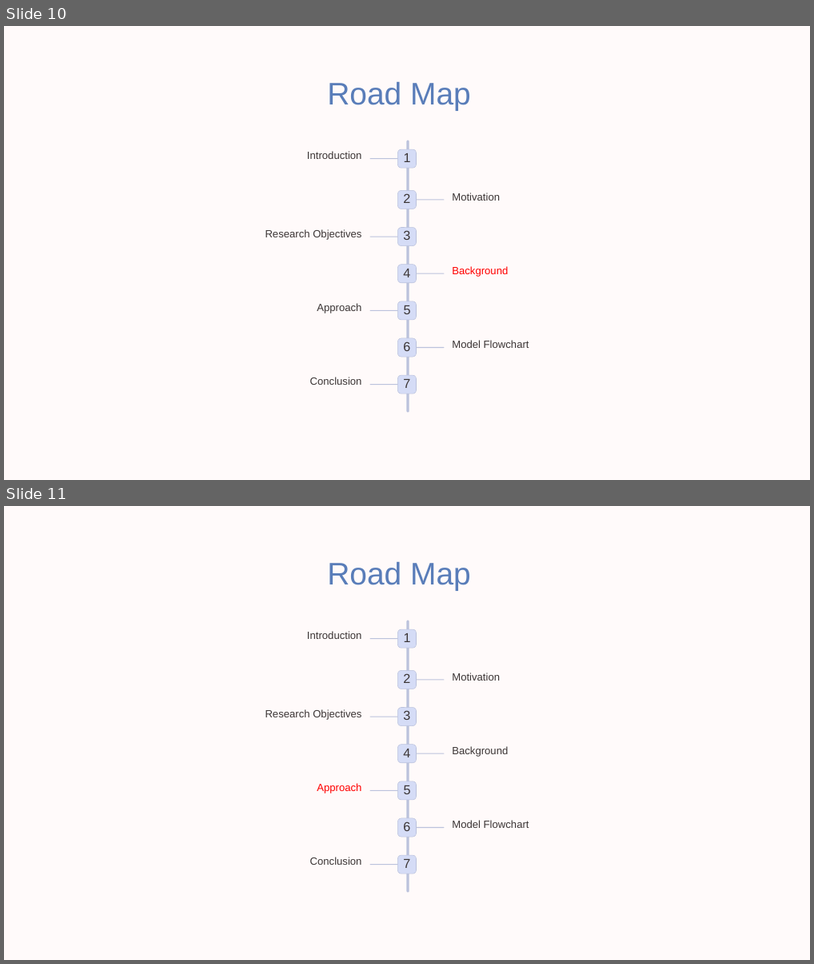
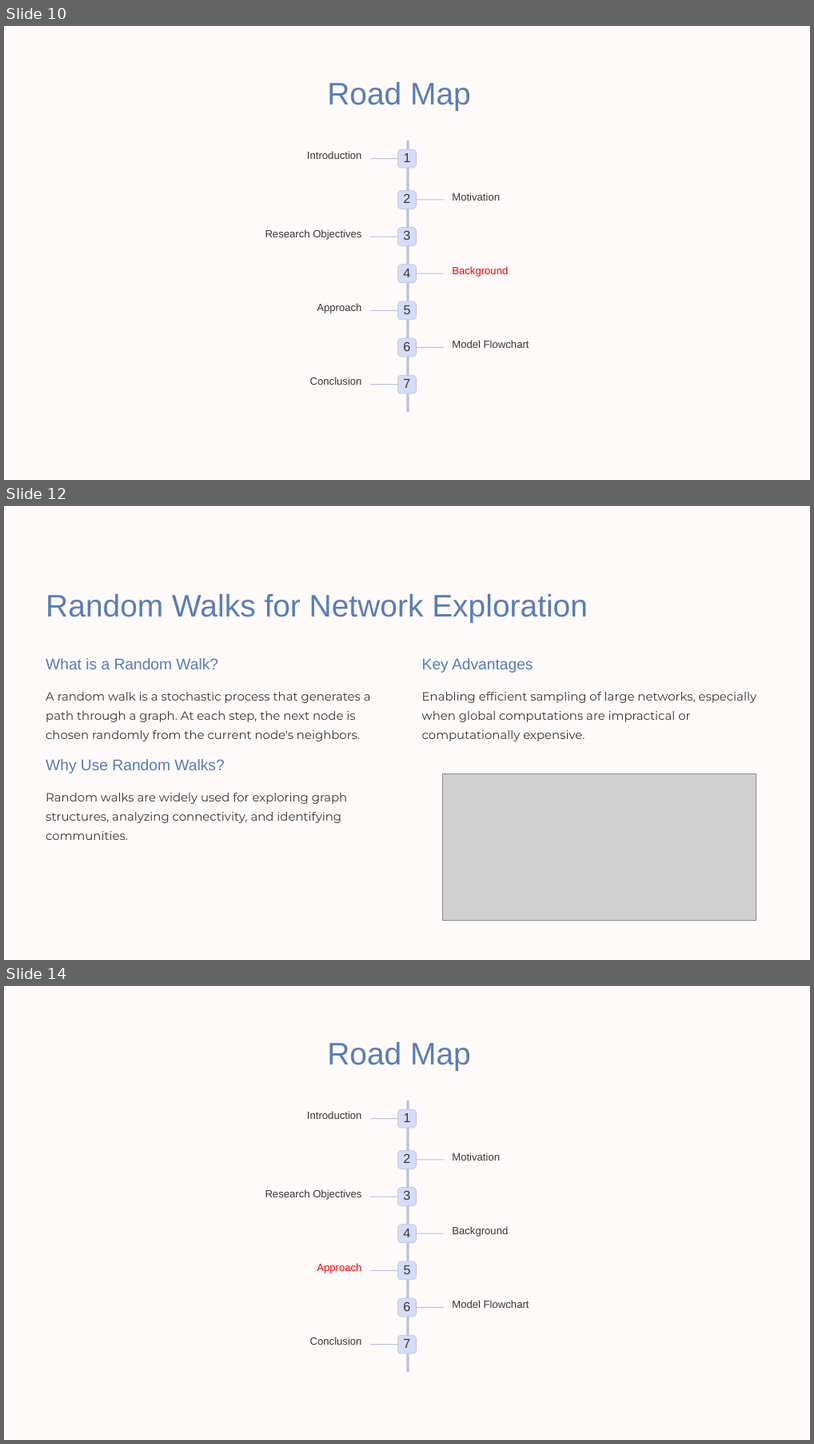
Before and after one commit to AvishayBR/Degree_FinalProject, a slide deck: Project Presentation.pptx. Shown one above the other, each under a label of ours: slides 10 and 11 before the commit, slides 10, 12 and 14 after it; the slides between them are not shown. The pictures are 814x964 and 814x1444 pixels, drawn with LibreOffice and Linux fonts; fonts in the diff are those of the drawing; grey boxes stand for pictures; background and template pictures are left out. Boxes give left, top, right and bottom in pixels: in the first picture for what was removed or moved away, otherwise in the second. Text is boxed around its words. In the diff, an @@ line names an element or a change of style, - is before the commit and + after.

```diff
--- a/Project Presentation.pptx
+++ b/Project Presentation.pptx
@@ slide 12 added at <box>4,506,810,960</box>, background #000000; not listed: 1 template element that a slide beside it also shows @@
@@ text added at <box>46,594,588,622</box>, 44.5 pt, text #597DB9 @@
+Random Walks for Network Exploration
@@ text added at <box>46,658,218,669</box>, 22 pt, text #587CB8 @@
+What is a Random Walk?
@@ text added at <box>422,658,533,672</box>, 22 pt, text #587CB8 @@
+Key Advantages
@@ text added at <box>46,692,371,741</box>, 17 pt, text #3B3535 @@
+A random walk is a stochastic process that generates a path through a graph. At each step, the next node is chosen randomly from the current node's neighbors.
@@ text added at <box>422,692,757,741</box>, 17 pt, text #3B3535 @@
+Enabling efficient sampling of large networks, especially when global computations are impractical or computationally expensive.
@@ text added at <box>46,759,224,773</box>, 22 pt, text #587CB8 @@
+Why Use Random Walks?
@@ text added at <box>46,792,347,840</box>, 17 pt, text #3B3535 @@
+Random walks are widely used for exploring graph structures, analyzing connectivity, and identifying communities.
@@ picture added at <box>442,774,756,920</box> @@
@@ what was slide 11 is now slide 14 @@
```
Also in this commit, not shown: 2 slides changed, 3 other slides added, 14 slides removed.
